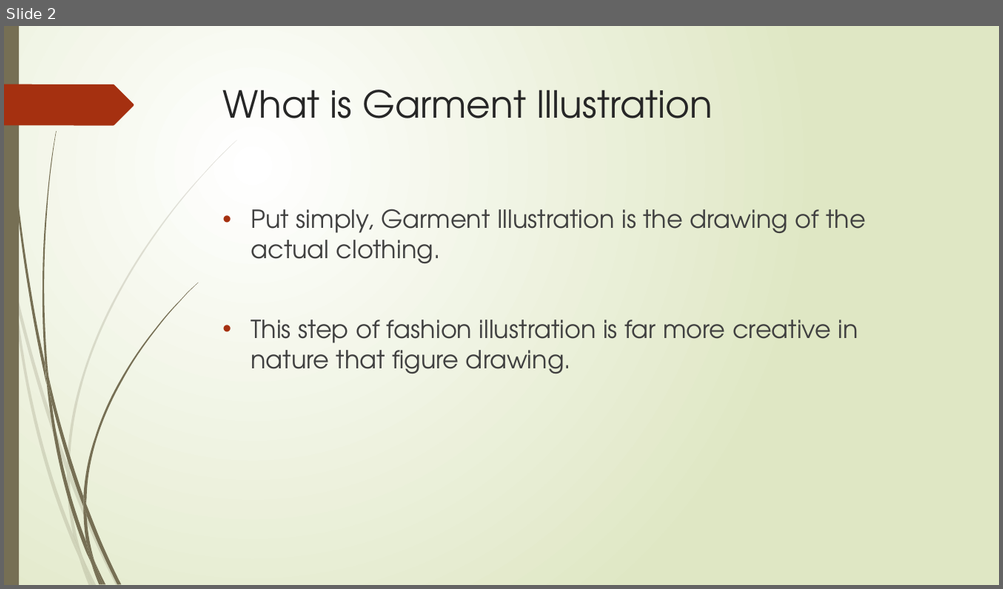
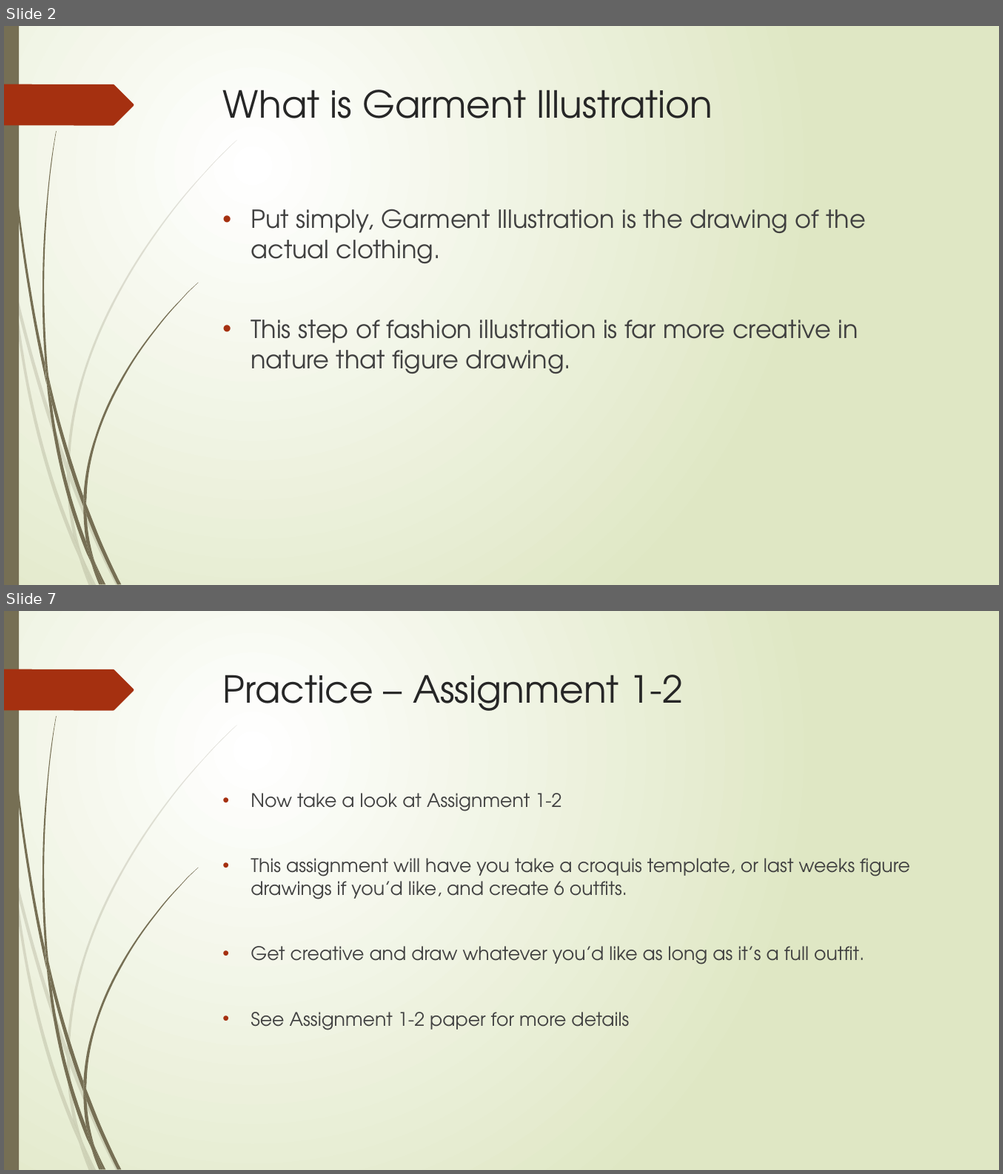
Before and after one commit to SammyKipp/FashionDesignCurriculum, a slide deck: Unit 1 - Figure Drawing and Illustration/Lesson 1.2.pptx. Shown one above the other, each under a label of ours: slide 2 before the commit, slides 2 and 7 after it; the slides between them are not shown. The pictures are 1003x589 and 1003x1174 pixels, drawn with LibreOffice and Linux fonts; fonts in the diff are those of the drawing. Boxes give left, top, right and bottom in pixels: in the first picture for what was removed or moved away, otherwise in the second. Text is boxed around its words. In the diff, an @@ line names an element or a change of style, - is before the commit and + after.

```diff
--- a/Unit 1 - Figure Drawing and Illustration/Lesson 1.2.pptx
+++ b/Unit 1 - Figure Drawing and Illustration/Lesson 1.2.pptx
@@ slide 7 added at (x1=4, y1=611, x2=999, y2=1170), background gradient #FFFFFF to #DFE8C4; not listed: 24 template elements that a slide beside it also shows @@
@@ title added at (x1=223, y1=675, x2=683, y2=711), 36 pt, text #262626 @@
+Practice – Assignment 1-2
@@ text added at (x1=250, y1=793, x2=910, y2=1031), 18 pt, text #404040 @@
+• Now take a look at Assignment 1-2
+• This assignment will have you take a croquis template, or last weeks figure drawings if you’d like, and create 6 outfits.
+• Get creative and draw whatever you’d like as long as it’s a full outfit.
+• See Assignment 1-2 paper for more details
```
Also in this commit, not shown: 1 slide changed, 4 other slides added, 7 slides removed, 1 other file.
